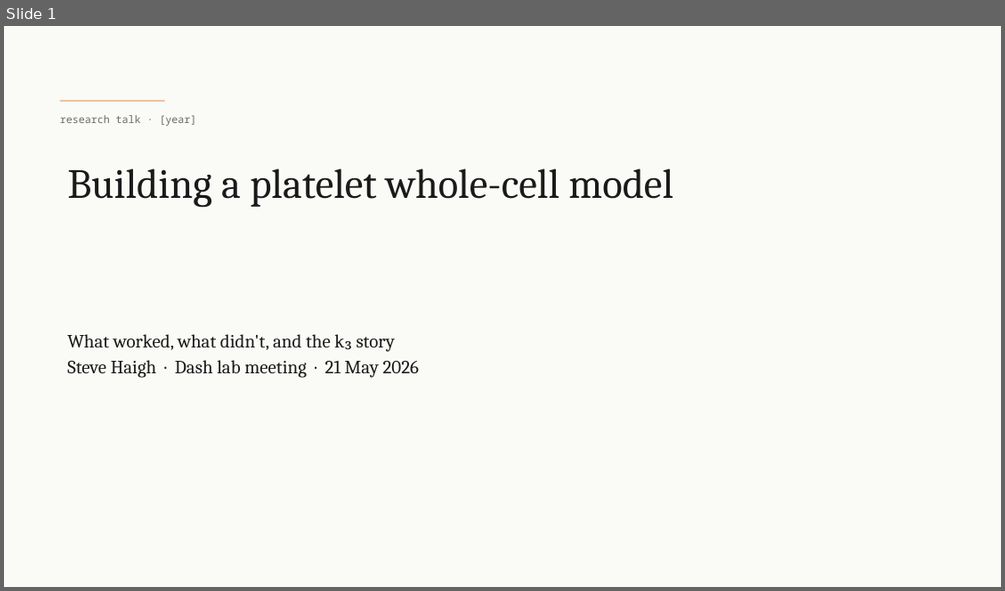
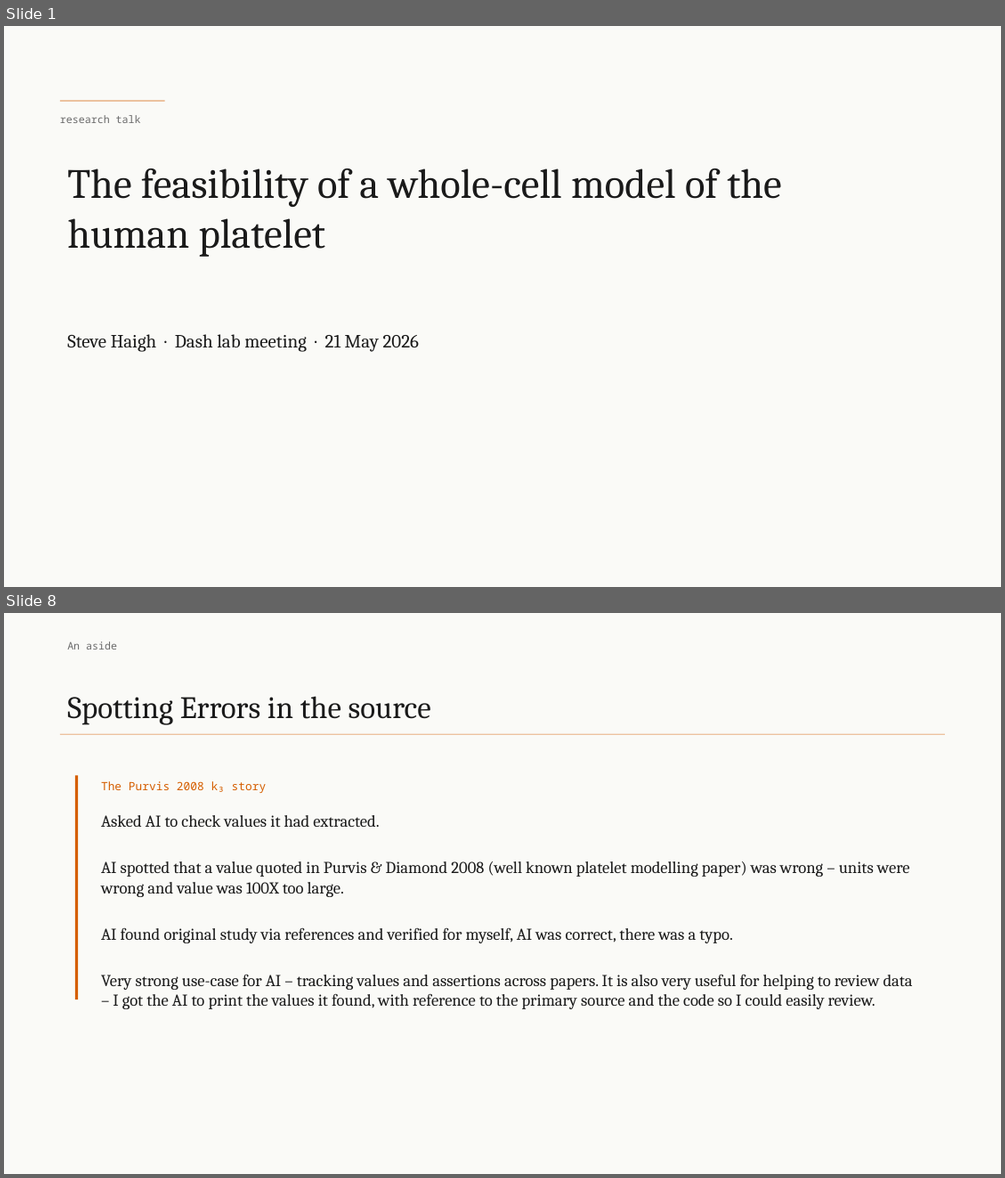
Before and after one commit to stevehaigh/platelet-wcm, a slide deck: reports/decks/lab-meeting-2026-05-14.pptx. Shown one above the other, each under a label of ours: slide 1 before the commit, slides 1 and 8 after it; the slides between them are not shown. The pictures are 1005x591 and 1005x1178 pixels, drawn with LibreOffice and Linux fonts; fonts in the diff are those of the drawing. Boxes give left, top, right and bottom in pixels: in the first picture for what was removed or moved away, otherwise in the second. Text is boxed around its words. In the diff, an @@ line names an element or a change of style, - is before the commit and + after.

```diff
--- a/reports/decks/lab-meeting-2026-05-14.pptx
+++ b/reports/decks/lab-meeting-2026-05-14.pptx
@@ slide 8 added at (4,613,1001,1174), background #FAFAF7 @@
@@ text added at (67,641,117,649), 10 pt, text #6B6B6B @@
+An aside
@@ title added at (67,696,431,725), 30 pt, text #1A1A1A @@
+Spotting Errors in the source
@@ line added from (60, 734) to (945, 734), #D55E00 0.5 pt @@
@@ rectangle added at (75,775,78,999), fill #D55E00 @@
@@ text added at (101,781,267,793), 11 pt, text #D55E00 @@
+The Purvis 2008 k₃ story
@@ text added at (101,815,913,1009), 16 pt, text #1A1A1A @@
+Asked AI to check values it had extracted.
+AI spotted that a value quoted in Purvis & Diamond 2008 (well known platelet modelling paper) was wrong – units were wrong and value was 100X too large.
+AI found original study via references and verified for myself, AI was correct, there was a typo.
+Very strong use-case for AI – tracking values and assertions across papers. It is also very useful for helping to review data – I got the AI to print the values it found, with reference to the primary source and the code so I could easily review.
@@ slide 1 changed as well @@
@@ text at (60,115,141,123): text changed @@
-research talk · [year]
+research talk
@@ title at (67,168,782,257): text changed @@
-Building a platelet whole-cell model
+The feasibility of a whole-cell model of the human platelet
@@ text at (67,334,395,352): paragraph removed @@
-What worked, what didn't, and the k₃ story
```
Also in this commit, not shown: 4 other slides changed, 6 other slides added, 3 slides removed, 2 other files.
